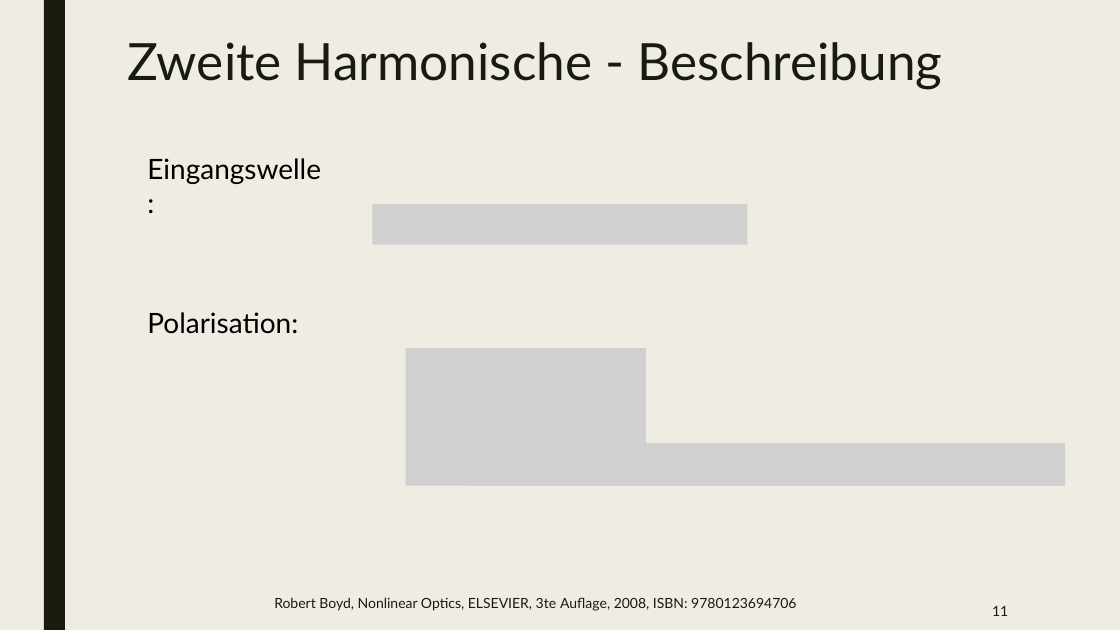
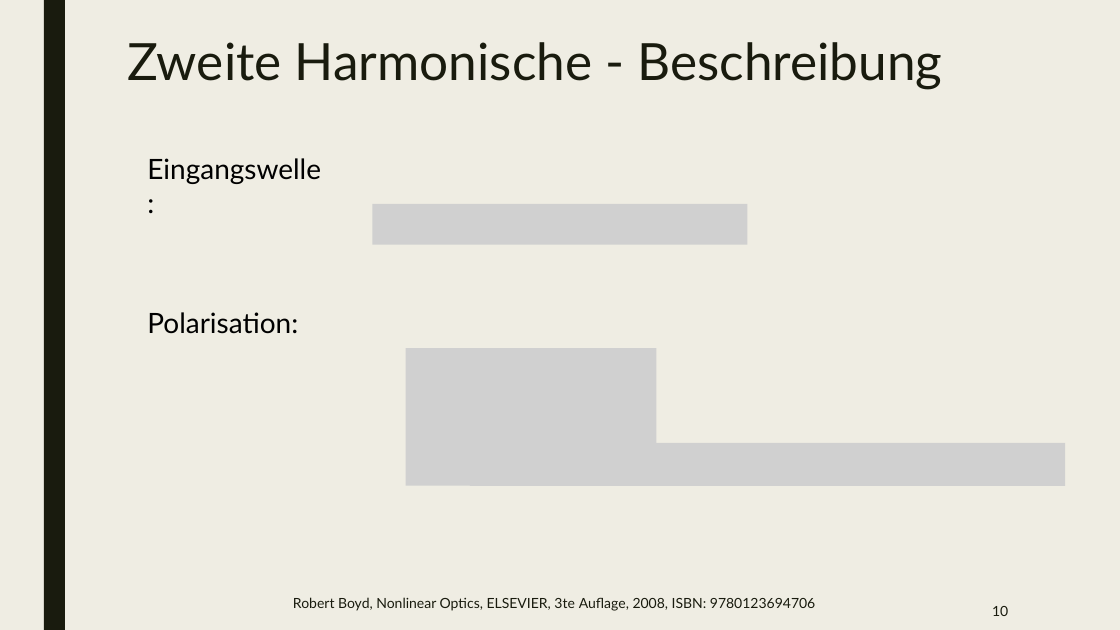
Before and after one commit to beckstev/presentations, a slide deck: slide 10 of nonlinear_optics/non_linear_optics.pptx (slide 11 before the commit). Drawn at 1120x630 pixels with LibreOffice and Linux fonts; fonts in the diff are those of the drawing; grey boxes stand for pictures. Boxes give left, top, right and bottom in pixels: in the first picture for what was removed or moved away, otherwise in the second. Text is boxed around its words. In the diff, an @@ line names an element or a change of style, - is before the commit and + after.

Commit message:
updated non_linear_optics

```diff
--- a/nonlinear_optics/non_linear_optics.pptx
+++ b/nonlinear_optics/non_linear_optics.pptx
@@ picture: place and size @@
-picture at (406,349,646,486)
+picture at (406,349,656,486)
@@ text "Robert Boyd, Nonlinear Optics, ELSEVIER, ..." at (293,597,815,611): alignment left to centre @@
@@ page number at (992,606,1008,616): text changed @@
-11
+10
```
Also in this commit, not shown: 23 other slides changed, 15 slides added, 3 slides removed, 1 other file.
